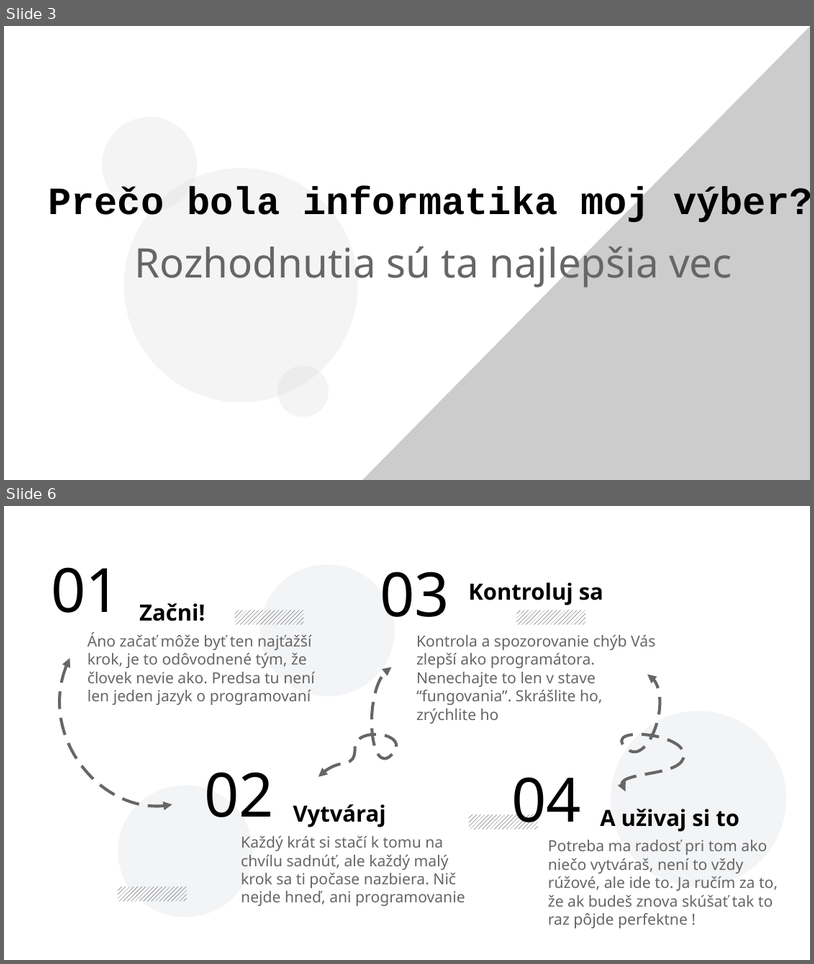
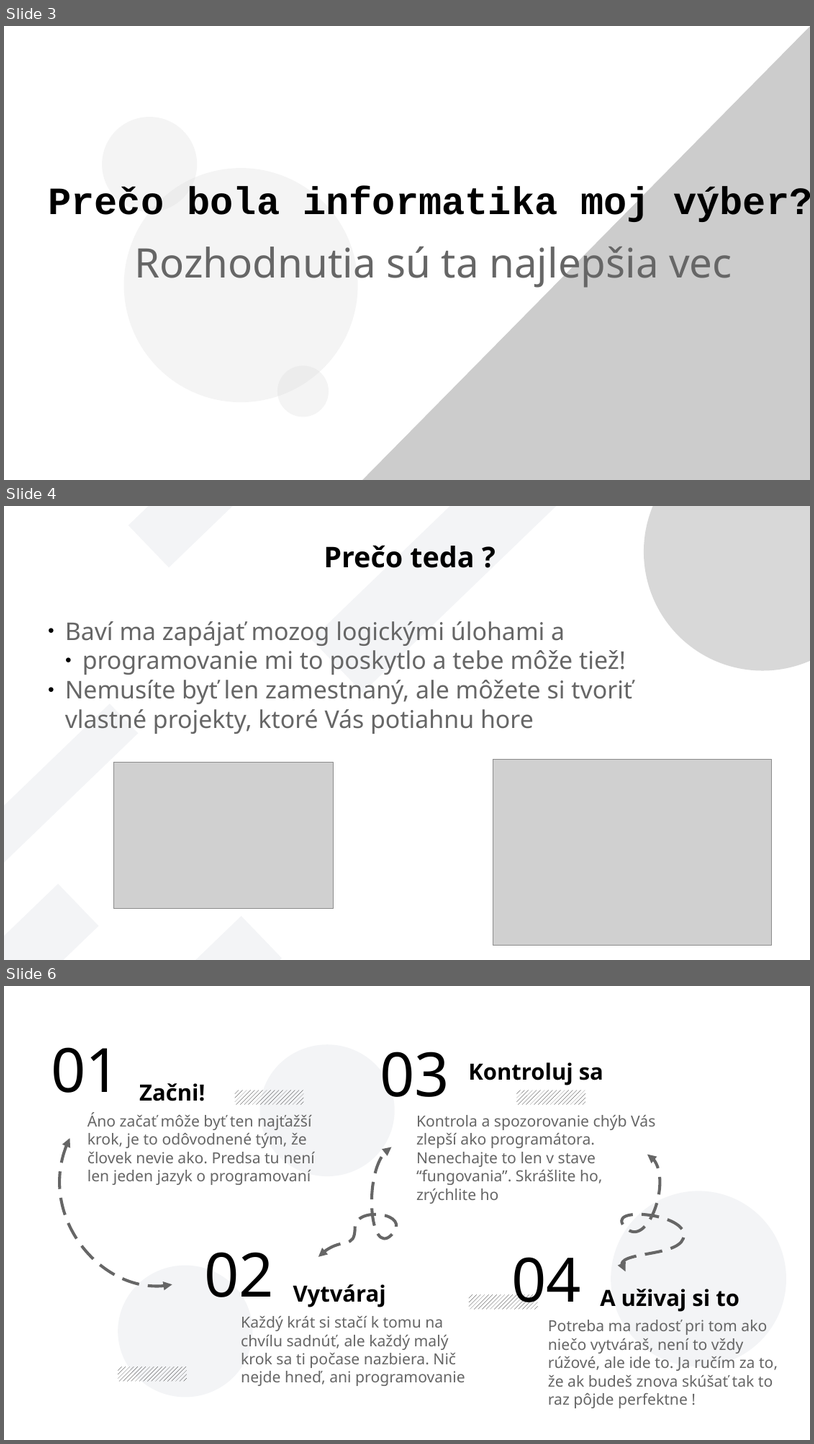
Before and after one commit to ZekoSNB/School, a slide deck: presenting/prezentacia_prednaska.odp. Shown one above the other, each under a label of ours: slides 3 and 6 before the commit, slides 3, 4 and 6 after it; the slides between them are not shown. The pictures are 814x964 and 814x1444 pixels, drawn with LibreOffice and Linux fonts; fonts in the diff are those of the drawing; grey boxes stand for pictures; background and template pictures are left out. Boxes give left, top, right and bottom in pixels: in the first picture for what was removed or moved away, otherwise in the second. Text is boxed around its words. In the diff, an @@ line names an element or a change of style, - is before the commit and + after.

```diff
--- a/presenting/prezentacia_prednaska.odp
+++ b/presenting/prezentacia_prednaska.odp
@@ slide 4 added at box(4, 506, 810, 960), background #FFFFFF @@
@@ rectangle added at box(129, 506, 318, 567), fill #8D99AE at 10% opacity @@
@@ rectangle added at box(312, 506, 563, 692), fill #8D99AE at 10% opacity @@
@@ rectangle added at box(574, 506, 810, 960), fill #FFFFFF @@
@@ ellipse added at box(644, 506, 810, 671), fill #B4B4B4 at 51% opacity @@
@@ rectangle added at box(648, 506, 810, 754), fill #CED4DA @@
@@ text added at box(324, 545, 474, 568), 28 pt, text #000000, bold @@
+Prečo teda ?
@@ text added at box(65, 621, 633, 734), 24 pt, text #666666 @@
+● Baví ma zapájať mozog logickými úlohami a
+  ● programovanie mi to poskytlo a tebe môže tiež!
+● Nemusíte byť len zamestnaný, ale môžete si tvoriť vlastné projekty, ktoré Vás potiahnu hore
@@ rectangle added at box(4, 703, 138, 877), fill #8D99AE at 10% opacity @@
@@ picture added at box(113, 762, 333, 908) @@
@@ picture added at box(494, 759, 772, 945) @@
@@ rectangle added at box(650, 777, 810, 960), fill #CED4DA @@
@@ rectangle added at box(4, 883, 98, 960), fill #8D99AE at 10% opacity @@
@@ rectangle added at box(93, 916, 282, 960), fill #8D99AE at 10% opacity @@
@@ rectangle added at box(424, 908, 571, 960), fill #FFFFFF @@
@@ text added at box(478, 924, 502, 935), 10 pt, text #000000 @@
+Photo by Dave Hoefler on Unsplash
```
Also in this commit, not shown: 1 slide changed, 1 slide removed, 6 other files.
